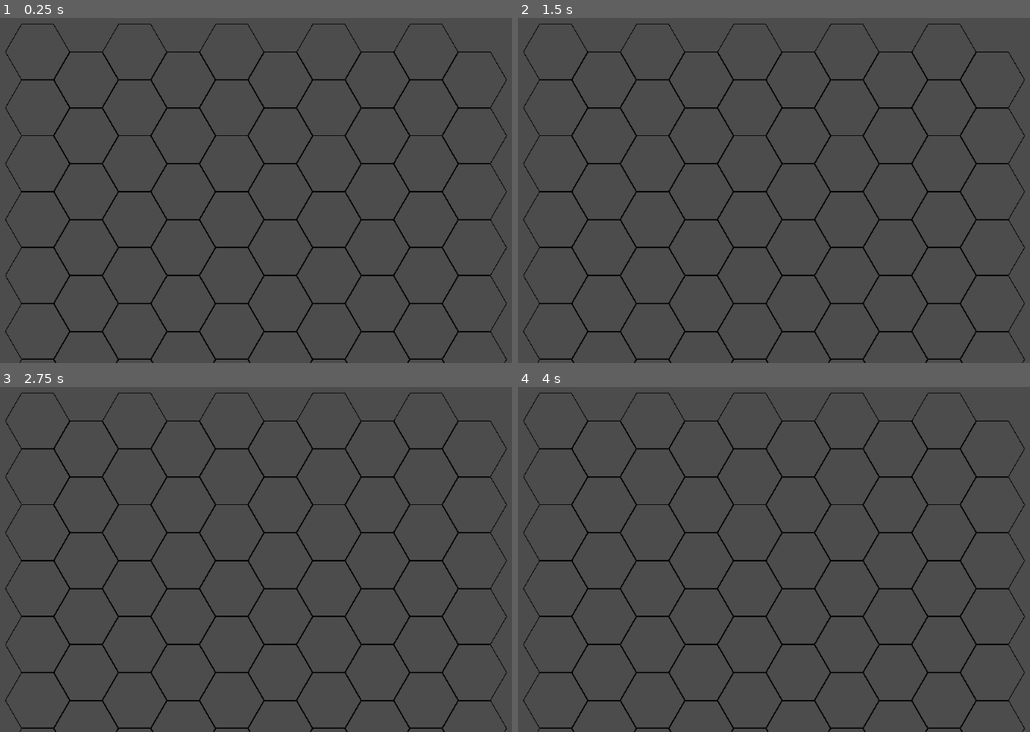
Above: before the commit, frames 1-4 (two rows, left to right).
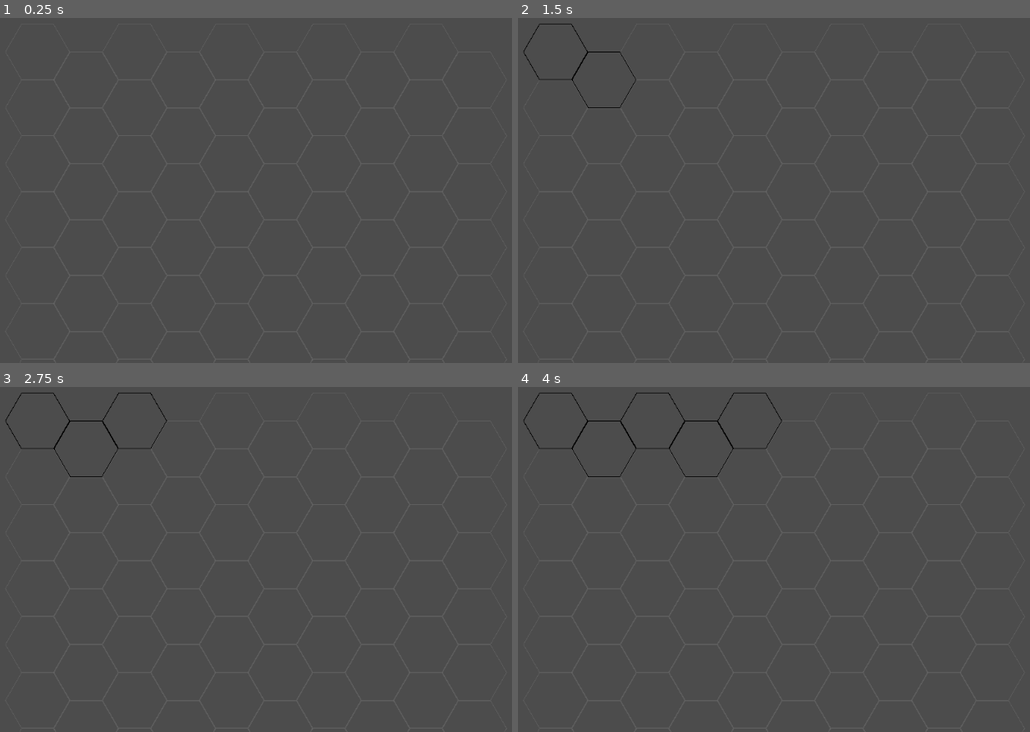
Above: after the commit, the same moments.

Repository: Ghost4dot2/HexGrid
Game: Godot game, scene res://temp.tscn
Two runs of this game, one before a commit and one after it. Both use one fixed random seed, a clock stepped at 60 frames per second and the inputs below. The project has no main scene, so this scene is started directly.
Inputs (mouse positions are in pixels of both pictures, inside the frame that each line leads up to):
- Up to frame 1 (0.25 s): no input
- Up to frame 2 (1.5 s): tap Enter at 0.5 s; move the mouse to (553, 52) at 0.52 s; click (553, 52) at 0.67 s; tap Space at 1.25 s; move the mouse to (605, 80) at 1.27 s; click (605, 80) at 1.42 s
- Up to frame 3 (2.75 s): tap Enter at 2 s; move the mouse to (133, 421) at 2.02 s; click (133, 421) at 2.17 s
- Up to frame 4 (4 s): tap Space at 2.75 s; move the mouse to (702, 449) at 2.77 s; click (702, 449) at 2.92 s; tap Enter at 3.5 s; move the mouse to (748, 421) at 3.52 s; click (748, 421) at 3.67 s

The runs differ from the first frame. In frame 1, 5.0% of the frame differs, in the area x 0-100%, y 1-100%; in frame 2, 4.8%; in frame 3, 4.7%; in frame 4, 4.6%.

Commit message:
Added Selection code so that when a hex is clicked it shows that it has been selected or not

Diff:
--- a/Hexagon.gd
+++ b/Hexagon.gd
@@ -3,13 +3,20 @@
 
 export(int, 1, 9000) var hexSize = 40 setget on_hexsize_change
 export (String, "Full", "Half Top", "Half Bottom", "Half Left", "Half Right") var hexType : String = "Full" setget on_hextype_change
-var prevSize: int = 0
+export (bool) var Selected : bool = false setget on_selected_change
 
-var disabled : bool = false
+var outlineColor : Color = Color("000000")
 
 var _q : int = 0
 var _r : int = 0
 var _s : int = 0
+
+# Called when the node enters the scene tree for the first time.
+func _ready():
+	pass
+
+func _process(_delta):
+	pass
 
 func on_hextype_change(input):
 	hexType = input
@@ -18,6 +25,17 @@
 func on_hexsize_change(input):
 	hexSize = input
 	setVertices(vertices(hexSize))
+
+func on_selected_change(input):
+	Selected = input
+	if $Outline:
+		if Selected:
+			$Outline.set_default_color(Color("FF000000"))
+		else:
+			$Outline.set_default_color(Color("806e6e6e"))
+
+func update_outline(color : Color):
+	$Outline.set_default_color(color)
 
 func vertices( _size : int, center : Vector2 = Vector2(0,0) ) -> Array:
 	#print(hexType)
@@ -89,14 +107,13 @@
 
 
 func setVertices(vertices : Array):
-	$"Line2D".clear_points()
+	$Outline.clear_points()
 	for point in vertices:
-		$"Line2D".add_point(point)
+		$Outline.add_point(point)
 	#add first point as last
 
-	$"Line2D".add_point(vertices[0])
-	$"Area2D/CollisionPolygon2D".polygon = $"Line2D".points
-	#print($"Line2D".points)
+	$Outline.add_point(vertices[0])
+	$"Area2D/CollisionPolygon2D".polygon = $Outline.points
 
 func calculatePixelPosition() -> Vector2:
 	# the .5 is for the line width
@@ -127,15 +144,11 @@
 func debug():
 	print("Hex: ", _q ,"q ", _r,"r ", _s, "s --")
 	print("Position: ", calculatePixelPosition())
-# Called when the node enters the scene tree for the first time.
-func _ready():
-	pass # Replace with function body.
-
-func _process(_delta):
-#	if prevSize != hexSize:
-#		prevSize = hexSize
-#		setVertices(vertices(hexSize))
-	pass
 
 func _on_Area2D_mouse_entered():
 	print("Found Polygon " + String(_q) + ", " + String(_r))
+
+func _on_Area2D_input_event(_viewport, event, _shape_idx):
+	if event is InputEventMouseButton:
+		if event.button_index == BUTTON_LEFT and event.is_pressed():
+			on_selected_change(not Selected)
--- a/Hexagon.tscn
+++ b/Hexagon.tscn
@@ -5,10 +5,10 @@
 [node name="Hexagon" type="Node2D"]
 script = ExtResource( 1 )
 
-[node name="Line2D" type="Line2D" parent="."]
+[node name="Outline" type="Line2D" parent="."]
 points = PoolVector2Array( 40, 0, 20, 34.641, -20, 34.641, -40, 4.89843e-15, -20, -34.641, 20, -34.641, 40, 0 )
 width = 1.0
-default_color = Color( 0, 0, 0, 1 )
+default_color = Color( 0.431373, 0.431373, 0.431373, 0.501961 )
 joint_mode = 2
 begin_cap_mode = 2
 end_cap_mode = 2
@@ -18,4 +18,5 @@
 [node name="CollisionPolygon2D" type="CollisionPolygon2D" parent="Area2D"]
 visible = false
 polygon = PoolVector2Array( 40, 0, 20, 34.641, -20, 34.641, -40, 4.89843e-15, -20, -34.641, 20, -34.641, 40, 0 )
+[connection signal="input_event" from="Area2D" to="." method="_on_Area2D_input_event"]
 [connection signal="mouse_entered" from="Area2D" to="." method="_on_Area2D_mouse_entered"]
